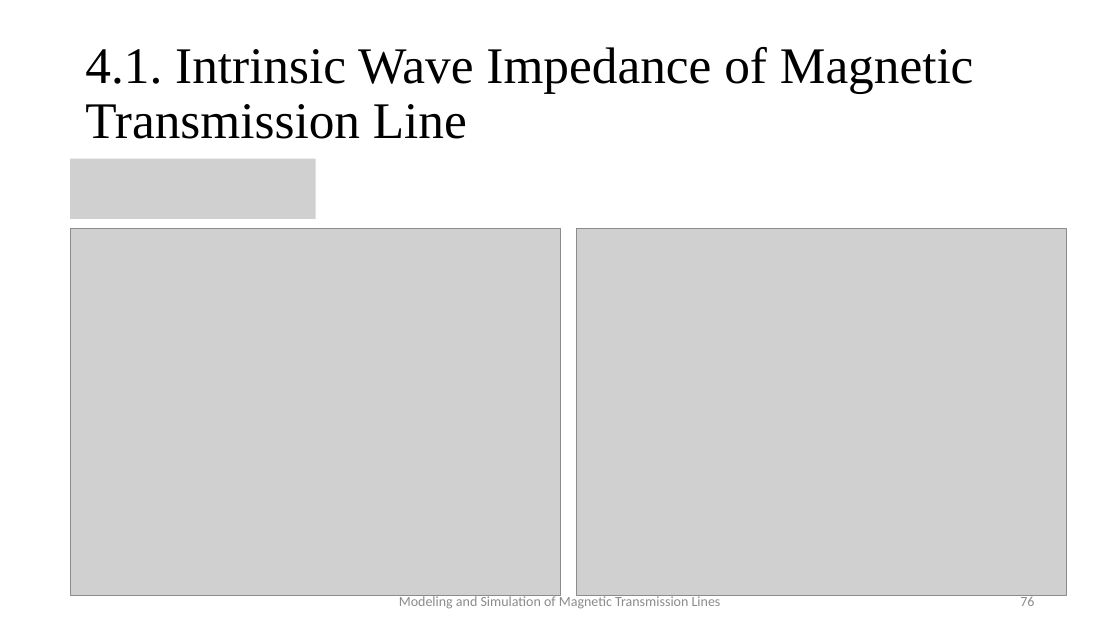
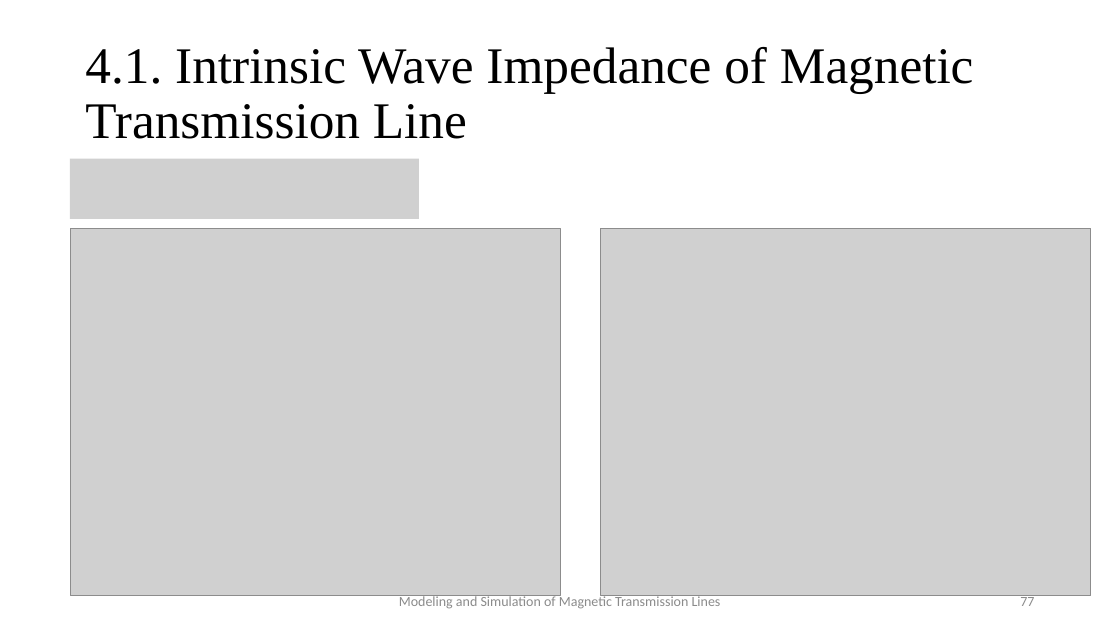
Before and after one commit to MuhammadShamaas1997/MGTL, a slide deck: slide 77 of Thesis/Thesis Final Presentation.pptx (slide 76 before the commit). Drawn at 1120x630 pixels with LibreOffice and Linux fonts; fonts in the diff are those of the drawing; grey boxes stand for pictures. Boxes give left, top, right and bottom in pixels: in the first picture for what was removed or moved away, otherwise in the second. Text is boxed around its words. In the diff, an @@ line names an element or a change of style, - is before the commit and + after.

```diff
--- a/Thesis/Thesis Final Presentation.pptx
+++ b/Thesis/Thesis Final Presentation.pptx
@@ picture: place and size @@
-picture at box(70, 159, 315, 219)
+picture at box(70, 159, 418, 219)
@@ picture: place and size @@
-picture at box(576, 229, 1066, 597)
+picture at box(601, 229, 1091, 597)
@@ page number at box(1020, 594, 1034, 606): text changed @@
-76
+77
```
Also in this commit, not shown: 4 other slides changed, 1 slide added, 1 other file.
